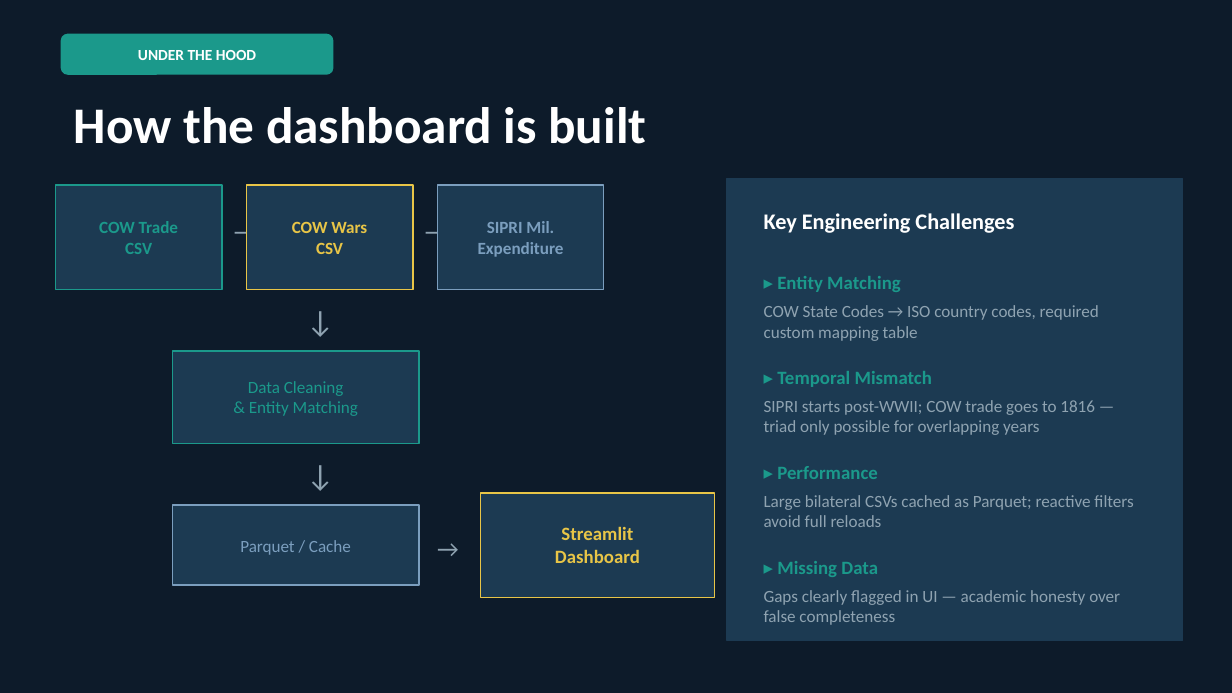
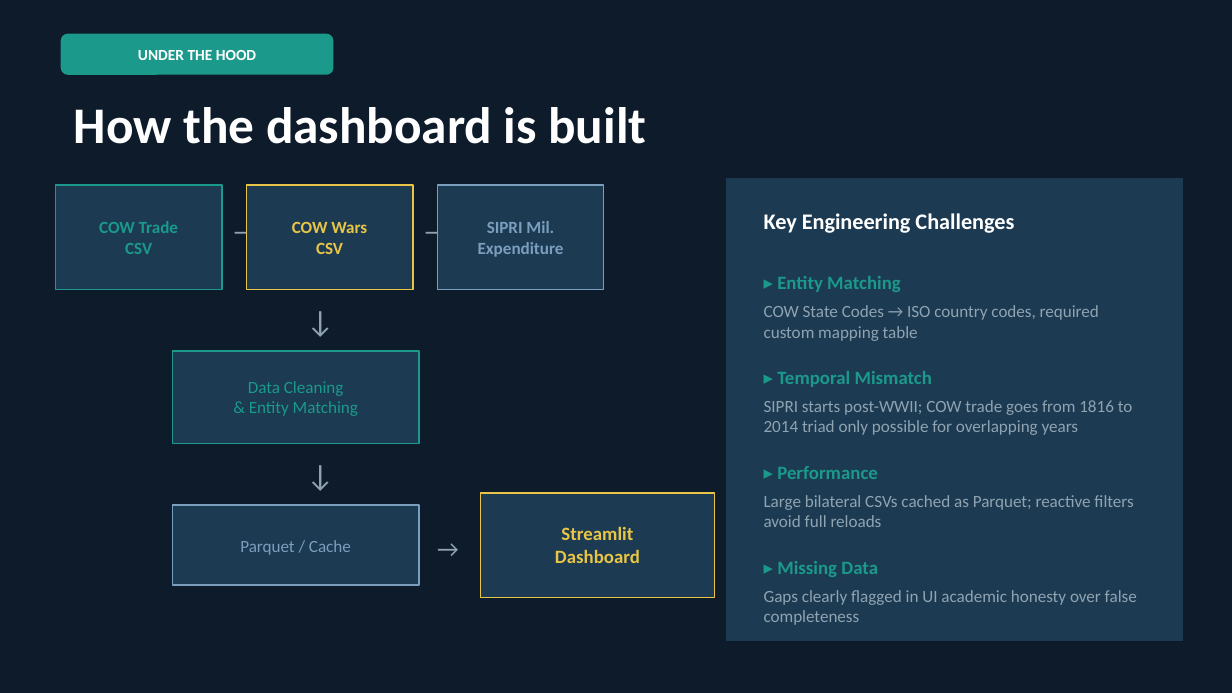
Before and after one commit to podsv-fs26-ad24/ad24-6-fancyproject, a slide deck: slide 12 of Conflict_Trade_Explorer.pptx. Drawn at 1232x693 pixels with LibreOffice and Linux fonts; fonts in the diff are those of the drawing. Boxes give left, top, right and bottom in pixels: in the first picture for what was removed or moved away, otherwise in the second. Text is boxed around its words. In the diff, an @@ line names an element or a change of style, - is before the commit and + after.

```diff
--- a/Conflict_Trade_Explorer.pptx
+++ b/Conflict_Trade_Explorer.pptx
@@ text at (764, 400, 1133, 435): text changed @@
-SIPRI starts post-WWII; COW trade goes to 1816 — triad only possible for overlapping years
+SIPRI starts post-WWII; COW trade goes from 1816 to 2014 triad only possible for overlapping years
@@ text at (764, 590, 1137, 625): text changed @@
-Gaps clearly flagged in UI — academic honesty over false completeness
+Gaps clearly flagged in UI academic honesty over false completeness
```
Also in this commit, not shown: 8 other slides changed, 2 slides added, 2 slides removed.
